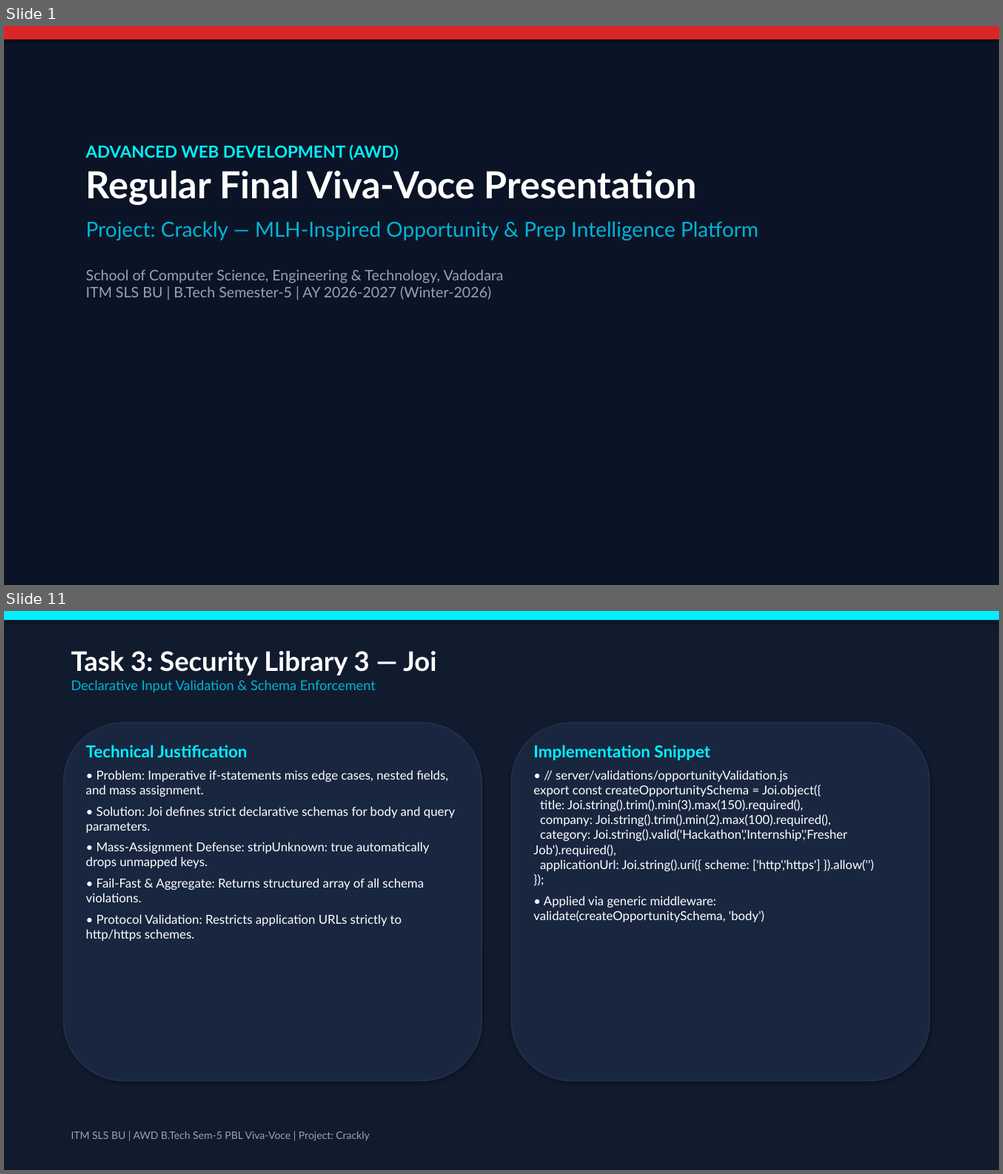
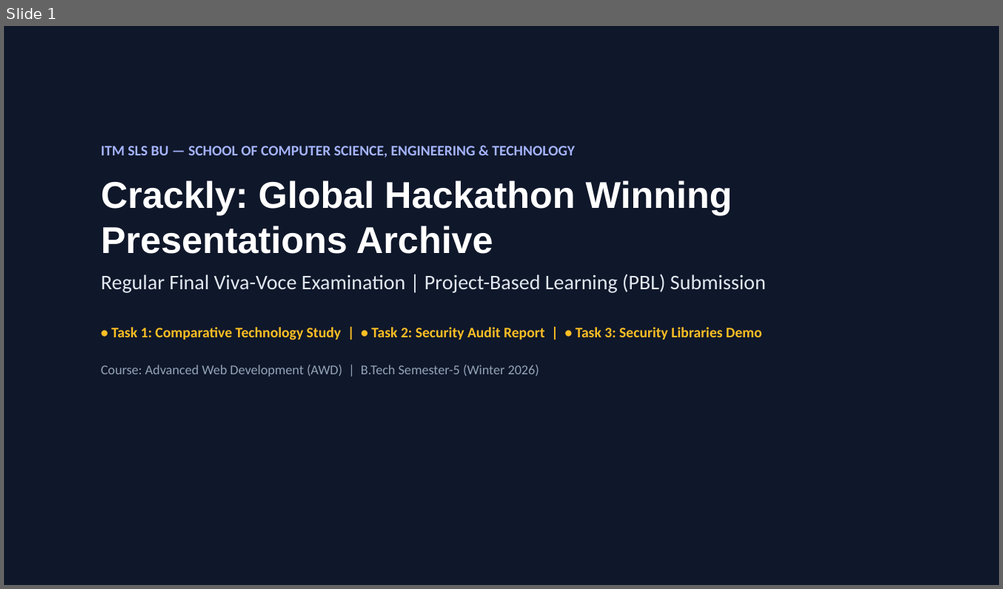
Before and after one commit to ToshalTrivedi/AWD_Project-, a slide deck: docs/AWD_Final_Viva_Presentation_Crackly.pptx. Shown one above the other, each under a label of ours: slides 1 and 11 before the commit, slide 1 after it; the slides between them are not shown. The pictures are 1003x1174 and 1003x589 pixels, drawn with LibreOffice and Linux fonts; fonts in the diff are those of the drawing. Boxes give left, top, right and bottom in pixels: in the first picture for what was removed or moved away, otherwise in the second. Text is boxed around its words. In the diff, an @@ line names an element or a change of style, - is before the commit and + after.

Commit message:
feat(crackly): streamline codebase, update brand favicon, and add AWD viva-voce deliverables (PPT, reports, test suite)

```diff
--- a/docs/AWD_Final_Viva_Presentation_Crackly.pptx
+++ b/docs/AWD_Final_Viva_Presentation_Crackly.pptx
@@ slide 11 removed at (4, 611, 999, 1170), background #FFFFFF @@
@@ rectangle removed at (4, 611, 999, 1170) @@
@@ rectangle removed at (4, 611, 999, 620) @@
@@ text removed at (71, 651, 436, 692) @@
-Task 3: Security Library 3 — Joi
-Declarative Input Validation & Schema Enforcement
@@ rounded rectangle removed at (64, 723, 481, 1081) @@
@@ rounded rectangle removed at (512, 723, 929, 1081) @@
@@ text removed at (86, 745, 455, 941) @@
-Technical Justification
-• Problem: Imperative if-statements miss edge cases, nested fields, and mass assignment.
-• Solution: Joi defines strict declarative schemas for body and query parameters.
-• Mass-Assignment Defense: stripUnknown: true automatically drops unmapped keys.
-• Fail-Fast & Aggregate: Returns structured array of all schema violations.
-• Protocol Validation: Restricts application URLs strictly to http/https schemes.
@@ text removed at (533, 745, 874, 923) @@
-Implementation Snippet
-• // server/validations/opportunityValidation.js
-export const createOpportunitySchema = Joi.object({
-title: Joi.string().trim().min(3).max(150).required(),
-company: Joi.string().trim().min(2).max(100).required(),
-category: Joi.string().valid('Hackathon','Internship','Fresher Job').required(),
-applicationUrl: Joi.string().uri({ scheme: ['http','https'] }).allow('')
-});
-• Applied via generic middleware: validate(createOpportunitySchema, 'body')
@@ text removed at (71, 1131, 369, 1142) @@
-ITM SLS BU | AWD B.Tech Sem-5 PBL Viva-Voce | Project: Crackly
@@ slide 1 changed as well @@
@@ rectangle at (4, 26, 999, 585): fill #0B1426 to #0F172A @@
@@ rectangle removed at (4, 26, 999, 39) @@
@@ text at (101, 146, 765, 377): text changed; font Lato to Calibri; text colour #94A3B8 to #FBBF24; bold on @@
-ADVANCED WEB DEVELOPMENT (AWD)
-Regular Final Viva-Voce Presentation
-Project: Crackly — MLH-Inspired Opportunity & Prep Intelligence Platform
-School of Computer Science, Engineering & Technology, Vadodara
-ITM SLS BU | B.Tech Semester-5 | AY 2026-2027 (Winter-2026)
+ITM SLS BU — SCHOOL OF COMPUTER SCIENCE, ENGINEERING & TECHNOLOGY
+Crackly: Global Hackathon Winning Presentations Archive
+Regular Final Viva-Voce Examination | Project-Based Learning (PBL) Submission
+• Task 1: Comparative Technology Study | • Task 2: Security Audit Report | • Task 3: Security Libraries Demo
+Course: Advanced Web Development (AWD) | B.Tech Semester-5 (Winter 2026)
```
Also in this commit, not shown: 9 slides added, 11 other slides removed, 49 other files.
